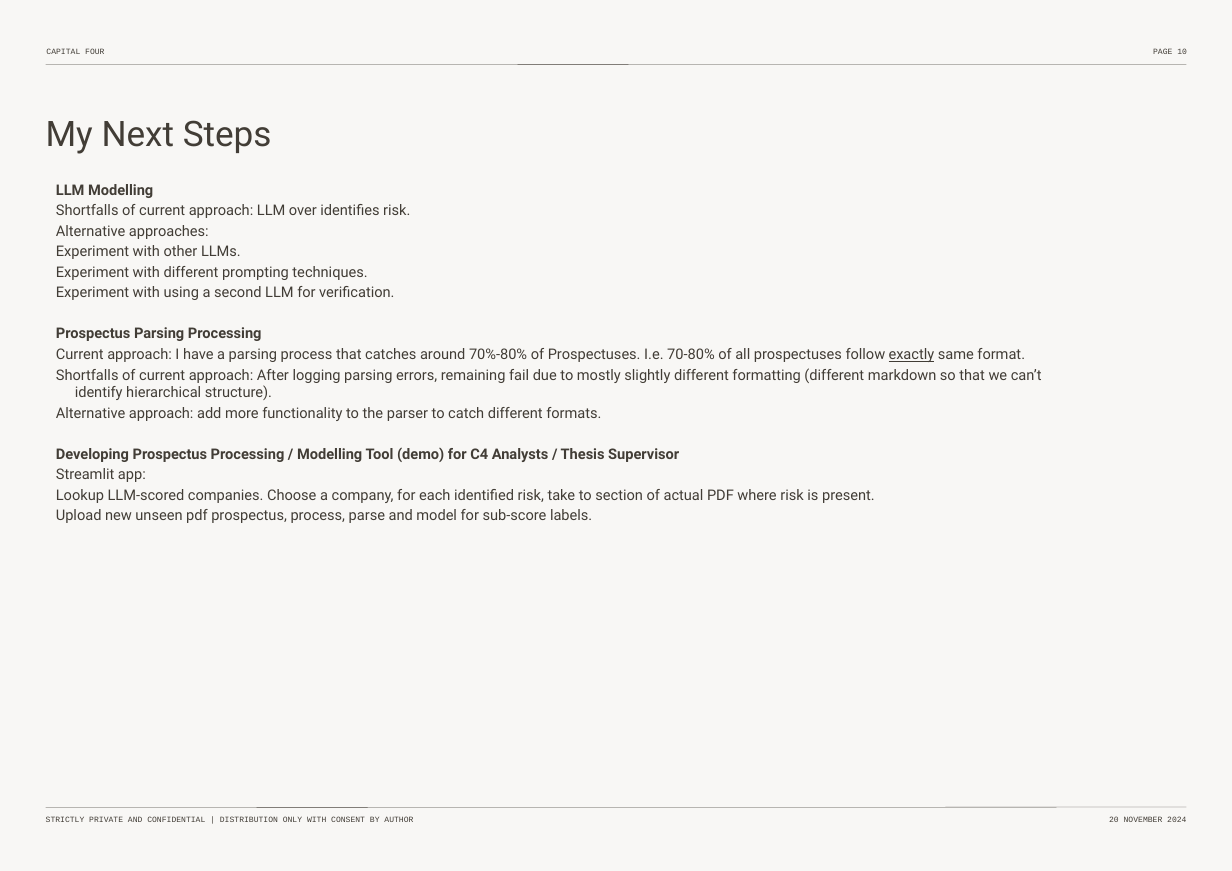
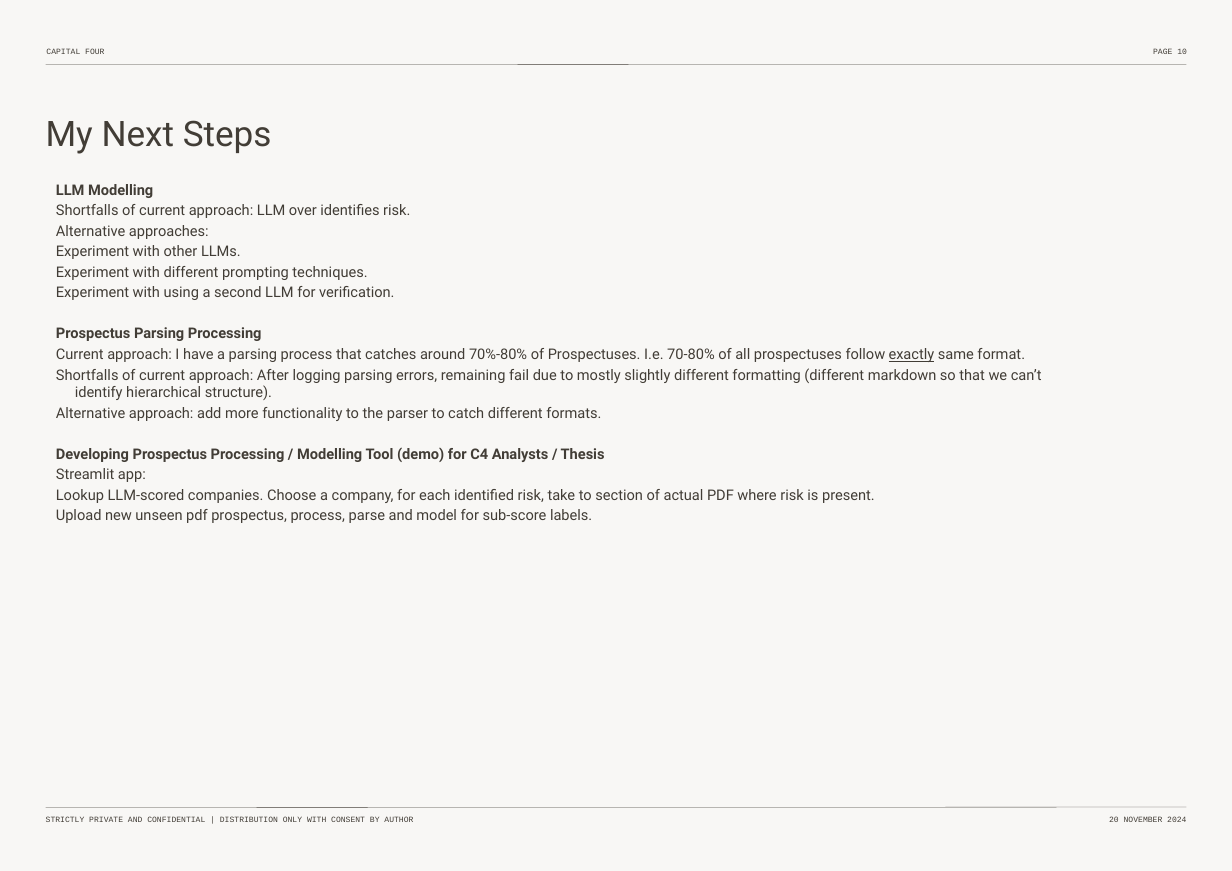
Before and after one commit to pierrehogenhaug/mester, a slide deck: slide 11 of _non_code_env_related/non_code_material/meeting_material/Thesis-Intro-Nov-2024.pptx. Drawn at 1232x871 pixels with LibreOffice and Linux fonts; fonts in the diff are those of the drawing. Boxes give left, top, right and bottom in pixels: in the first picture for what was removed or moved away, otherwise in the second. Text is boxed around its words. In the diff, an @@ line names an element or a change of style, - is before the commit and + after.

Commit message:
progress on intro presentation

```diff
--- a/_non_code_env_related/non_code_material/meeting_material/Thesis-Intro-Nov-2024.pptx
+++ b/_non_code_env_related/non_code_material/meeting_material/Thesis-Intro-Nov-2024.pptx
@@ text at bbox=[56, 447, 605, 462]: text changed @@
-Developing Prospectus Processing / Modelling Tool (demo) for C4 Analysts / Thesis Supervisor
+Developing Prospectus Processing / Modelling Tool (demo) for C4 Analysts / Thesis
```
